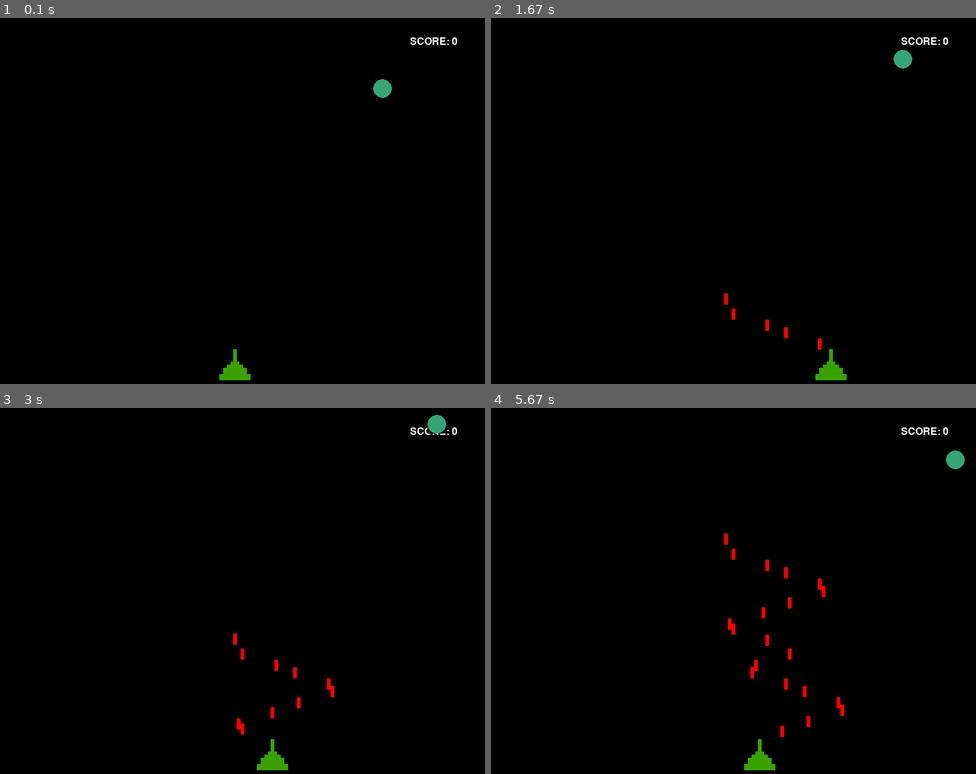
Above: before the commit, frames 1-4 (two rows, left to right).
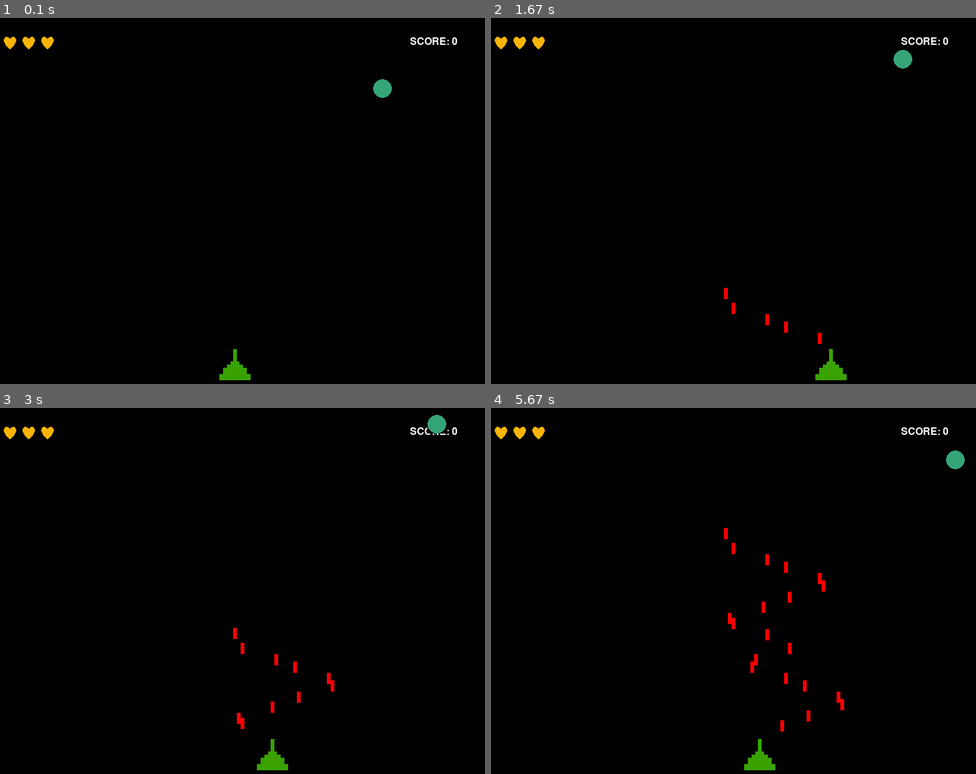
Above: after the commit, the same moments.

Repository: andre-korkin/test-pygame
Game: pygame game, started from main.py
The game is run twice, just before and just after one commit, with the same random seed, the same clock (stepped at 60 frames per second) and the same inputs.
Inputs:
- Up to frame 1 (0.1 s): no input
- Up to frame 2 (1.67 s): tap Space at 0.33, 0.73, 1.03, 1.23, 1.53 s; hold Right 0.67-1.13 s; hold Right 1.17-1.63 s
- Up to frame 3 (3 s): hold Left 1.67-2.2 s; tap Space at 1.73, 2.03, 2.3, 2.6, 2.73 s; hold Left 2.23-2.63 s; hold Right from 2.67 s (still down)
- Up to frame 4 (5.67 s): tap Space at 3.03, 3.4, 3.7, 3.9, 4.2, 4.4, 4.7, 4.9, 5.2, 5.47 s; release Right at 3.3 s; hold Left 3.33-3.8 s; hold Right 3.83-4.3 s; hold Right 4.33-4.8 s; hold Left 4.83-5.37 s; hold Left from 5.4 s (still down)

The runs differ from the first frame. In frame 1, 0.2% of the frame differs, in the area x 0-12%, y 5-9%; in frame 2, 0.3%; in frame 3, 0.4%; in frame 4, 0.7%, in the area x 0-73%, y 5-90%.

Commit message:
add health

Diff:
--- a/main.py
+++ b/main.py
@@ -24,7 +24,7 @@
 	score = 0
 	font_score = pygame.font.Font(None, 24)
 
-	# health = createHealth(3)
+	health = 3
 
 	#------------------------------
 	GUN_WIDTH = 50
@@ -65,14 +65,12 @@
 		gun_x = getGunStep(gun_move_right, gun_move_left, GUN_WIDTH, WIN_WIDTH, gun_x, GUN_STEP)
 
 		for bullit in bullits:
-			# if isHit(bullit, opponent_rect):
-			# 	game = False
 			for opponent in opponents:
 				if isHit(bullit, opponent):
 					opponents.remove(opponent)
 					score += 1
 					if score < 150:
-						if score % 10 == 0:
+						if score == 10 or score == 30 or score == 60 or score == 100:
 							opponent_amount, opponents = getOpponents(opponent_amount, opponents, score)
 							for i in range(opponent_amount):
 								opponents.append(opponentCreate(screen_rect, WIN_WIDTH, WIN_HEIGHT))
@@ -88,13 +86,22 @@
 				bullits.remove(bullit)
 
 		for opponent in opponents:
-			opponent = opponentMove(opponent, OPPONENT_STEP, WIN_WIDTH, WIN_HEIGHT)
+			if isCollision(opponent, gun_rect):
+				opponents.remove(opponent)
+				health -= 1
+				if health < 1:
+					game = False
+				else:
+					healthRender(screen, health)
+					score = 0
+					opponent_amount = 1
+					opponents = [opponentCreate(screen_rect, WIN_WIDTH, WIN_HEIGHT)]
+			else:
+				opponent = opponentMove(opponent, OPPONENT_STEP, WIN_WIDTH, WIN_HEIGHT)
 
 		text_score = font_score.render('SCORE: ' + str(score), True, (255, 255, 255))
 
-		# opponent_x, vector = getOpponentStep(OPPONENT_WIDTH, WIN_WIDTH, opponent_x, OPPONENT_STEP, vector)
-		# allRender(screen, BLACK, screen_rect, gun, gun_rect, gun_x, bullits, opponent, opponent_rect, opponent_x, window)
-		allRender(screen, BLACK, screen_rect, gun, gun_rect, gun_x, bullits, opponents, text_score, window)
+		allRender(screen, BLACK, screen_rect, gun, gun_rect, gun_x, bullits, opponents, text_score, health, window)
 
 
 	while True:
@@ -109,6 +116,24 @@
 
 
 #-----------------------------------------------------------------------------
+
+
+def allRender(scr, bg, scr_rect, gun, gun_rect, gun_x, bullits, opponents, text_score, health, win):
+	"""  All objects rendering  """
+	scr.fill(bg)
+	scr.blit(text_score, (scr_rect.width - 120, scr_rect.y + 30))
+	healthRender(scr, health)
+	gunRender(scr, scr_rect, gun, gun_rect, gun_x)
+	if bullits:
+		for bullit in bullits:
+			bullitRender(scr, bullit)
+	if opponents:
+		for opponent in opponents:
+			opponentRender(scr, opponent)
+	win.flip()
+
+
+#--------------------------------- END GAME ----------------------------------
 
 
 def gameWin(scr, bg, scr_rect, win):
@@ -131,18 +156,14 @@
 	win.flip()
 
 
-def allRender(scr, bg, scr_rect, gun, gun_rect, gun_x, bullits, opponents, text_score, win):
-	"""  All objects rendering  """
-	scr.fill(bg)
-	scr.blit(text_score, (scr_rect.width - 120, scr_rect.y + 30))
-	gunRender(scr, scr_rect, gun, gun_rect, gun_x)
-	if bullits:
-		for bullit in bullits:
-			bullitRender(scr, bullit)
-	if opponents:
-		for opponent in opponents:
-			opponentRender(scr, opponent)
-	win.flip()
+#------------------------------ HEALTH ---------------------------------------
+
+
+def healthRender(screen, n):
+	"""  Create array of health  """
+	for i in range(n):
+		health = pygame.image.load('./img/health.jpg')
+		screen.blit(health, (30 + 30 * i, 30))
 
 
 #------------------------------ GUN ------------------------------------------
@@ -186,7 +207,7 @@
 	surf = pygame.Surface((6, 18))
 	surf.fill(color)
 	x = gun_rect.centerx - 3
-	y = gun_rect.top - 9
+	y = gun_rect.y - 18
 	return {'obj': surf, 'x': x, 'y': y}
 
 
@@ -203,7 +224,7 @@
 	opp_x = opponent['x']
 	opp_y = opponent['y']
 
-	if opp_x <= bul_x <= opp_x + 30 and opp_y <= bul_y <= opp_y + 30:
+	if opp_x - 6 <= bul_x <= opp_x + 30 and opp_y - 18 <= bul_y <= opp_y + 30:
 		return True
 	else:
 		return False
@@ -272,6 +293,20 @@
 	"""  Opponent moving  """
 	screen.blit(opponent['obj'], (opponent['x'], opponent['y']))
 
+
+def isCollision(opponent, gun_rect):
+	"""  return True if opponent -> gun  """
+	opp_x = opponent['x']
+	opp_y = opponent['y']
+
+	gun_x = gun_rect.x
+	gun_y = gun_rect.y + 25
+
+	if gun_x - 30 < opp_x < gun_x + 50 and gun_y - 30 < opp_y < gun_y + 25:
+		return True
+	else:
+		return False
+
 #-----------------------------------------------------------------------------
 #-----------------------------------------------------------------------------
 
Binary file added: img/health.jpg
